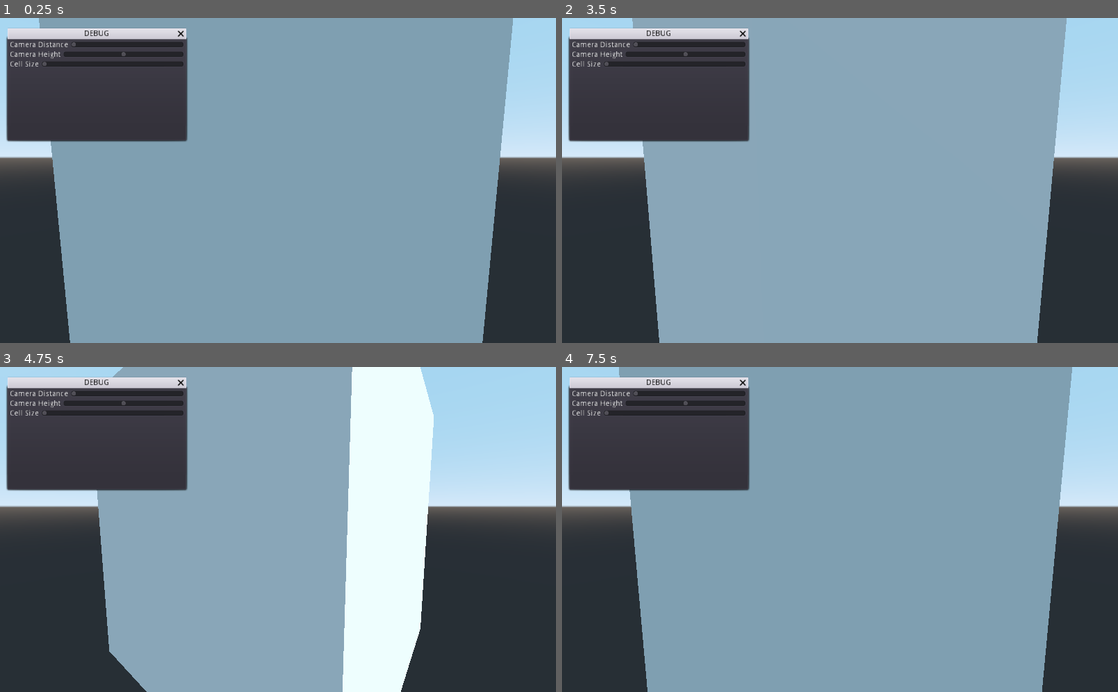
Above: before the commit, frames 1-4 (two rows, left to right).
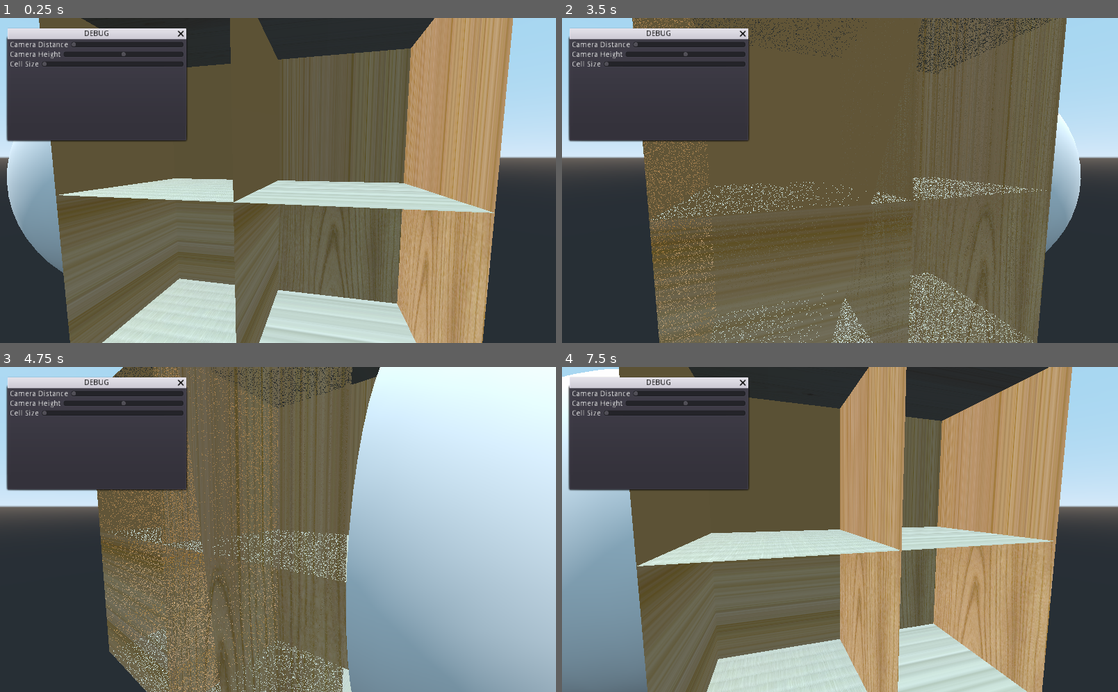
Above: after the commit, the same moments.

Repository: belzecue/arlez80_godot-interior-mapping
Game: Godot game, scene res://Scene.tscn
Same seed, same stepped clock (60 frames per second), same inputs: the game is played once before the commit and once after it.
Inputs:
- Up to frame 1 (0.25 s): no input
- Up to frame 2 (3.5 s): no input
- Up to frame 3 (4.75 s): no input
- Up to frame 4 (7.5 s): no input

The runs differ from the first frame. In frame 1, 74% of the frame differs, in the area x 1-93%, y 0-100%; in frame 2, 67%; in frame 3, 71%; in frame 4, 78%, in the area x 0-92%, y 0-100%.

Commit message:
Godot Engine 3.2用に変更

Diff:
--- a/Scene.tscn
+++ b/Scene.tscn
@@ -66,7 +66,6 @@
 
 [node name="Sphere" type="MeshInstance" parent="."]
 transform = Transform( 1, 0, 0, 0, 1, 0, 0, 0, 1, 0, 0, 1.0811 )
-visible = false
 mesh = SubResource( 4 )
 material/0 = null
 
--- a/interior_mapping.shader
+++ b/interior_mapping.shader
@@ -42,7 +42,7 @@
 {
 	float old_min_t = min_t;
 	bool is_flip = ray_dir < 0.0;
-	float t = - ( surface + mix( 0.0, 1.0, is_flip ) * d ) / ray_dir;
+	float t = - ( surface + float( is_flip ) * d ) / ray_dir;
 	min_t = min( min_t, t );
 	id = max( id, ( int( is_flip ) + i * 2 ) * int( min_t < old_min_t ) );
 }
@@ -67,23 +67,23 @@
 	// 色決定
 	ALBEDO = (
 		// X+ X-
-		texture( tex_wall, vec2( hit.z, -hit.y ) ).xyz * mix( 0.0, 1.0, id == 0 )
-	+	texture( tex_wall, vec2( -hit.z, -hit.y ) ).xyz * mix( 0.0, 1.0, id == 1 )
+		texture( tex_wall, vec2( hit.z, -hit.y ) ).xyz * float( id == 0 )
+	+	texture( tex_wall, vec2( -hit.z, -hit.y ) ).xyz * float( id == 1 )
 		// Y+ Y-
-	+	texture( tex_ceil, vec2( hit.x, hit.z ) ).xyz * mix( 0.0, 1.0, id == 2 )
-	+	texture( tex_floor, vec2( hit.x, hit.z ) ).xyz * mix( 0.0, 1.0, id == 3 )
+	+	texture( tex_ceil, vec2( hit.x, hit.z ) ).xyz * float( id == 2 )
+	+	texture( tex_floor, vec2( hit.x, hit.z ) ).xyz * float( id == 3 )
 		// Z+ Z-
-	+	texture( tex_wall, vec2( -hit.x, -hit.y ) ).xyz * mix( 0.0, 1.0, id == 4 )
-	+	texture( tex_wall, vec2( hit.x, -hit.y ) ).xyz * mix( 0.0, 1.0, id == 5 )
+	+	texture( tex_wall, vec2( -hit.x, -hit.y ) ).xyz * float( id == 4 )
+	+	texture( tex_wall, vec2( hit.x, -hit.y ) ).xyz * float( id == 5 )
 	);
 	// 法線
 	NORMAL = mix(
 		NORMAL,
-			INV_CAMERA_MATRIX[0].xyz * mix( mix( 0.0, 1.0, id == 1 ), -1.0, id == 0 )
-		+	INV_CAMERA_MATRIX[1].xyz * mix( mix( 0.0, 1.0, id == 3 ), -1.0, id == 2 )
-		+	INV_CAMERA_MATRIX[2].xyz * mix( mix( 0.0, 1.0, id == 5 ), -1.0, id == 4 )
+			INV_CAMERA_MATRIX[0].xyz * mix( float( id == 1 ), -1.0, float( id == 0 ) )
+		+	INV_CAMERA_MATRIX[1].xyz * mix( float( id == 3 ), -1.0, float( id == 2 ) )
+		+	INV_CAMERA_MATRIX[2].xyz * mix( float( id == 5 ), -1.0, float( id == 4 ) )
 		,
-		detail_light
+		float( detail_light )
 	);
 	// 深度: TODO
 }
